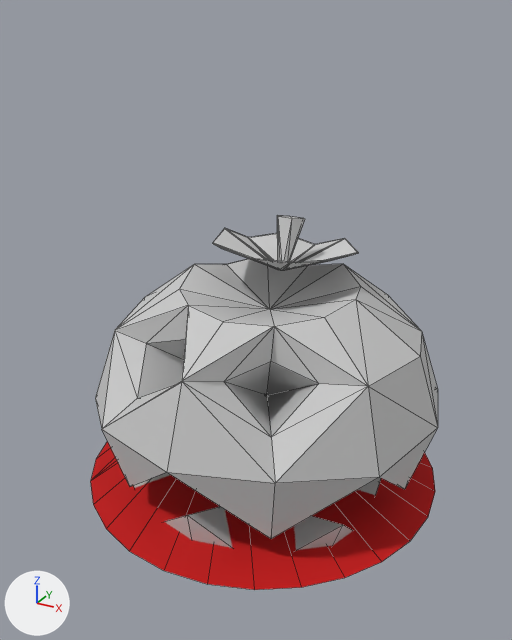
Two versions of the FBX model old/Assets/objects/fbx/pumpkin_rig_dead.FBX, one commit apart.
Before and after are seen from a camera (50 mm lens) standing at (5.17, -9.65, 8.51) and looking at (0.01, -0.27, 3.82). The lights are fixed; the arrows at lower left show +X, +Y and +Z. Mesh edges are drawn as thin lines. Where no turn or scale is listed for an object, it has been applied to the vertices. Vertices at the same position are counted once.
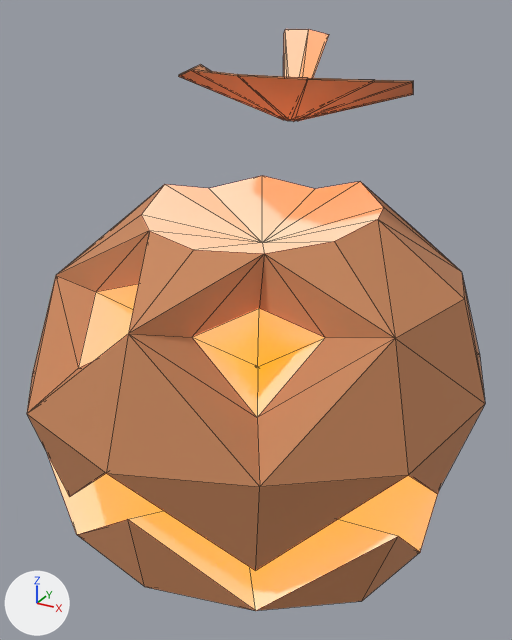
Location of each change, [x1, y1, x2, y2] in pixels of the pictures (512 x 640 px):
'Object003', recoloured, moved, turned, rescaled: before [95, 259, 438, 539]; after [27, 176, 485, 570]
'Object005', recoloured, moved, turned, rescaled: before [133, 472, 381, 550]; after [48, 456, 439, 611]
'Circle001.001', deleted (red): before [90, 441, 435, 590]
'Object004', recoloured, moved, turned, rescaled: before [213, 215, 358, 270]; after [179, 29, 413, 122]
part 1 of me_mesh_001, recoloured: before [164, 515, 353, 550]; after [77, 519, 420, 611]
part 2 of me_mesh_003, recoloured: before [213, 228, 358, 270]; after [179, 64, 413, 122]
part 3 of me_mesh_002, recoloured: before [95, 265, 438, 539]; after [27, 183, 485, 570]

Edits to the bpy script that builds the scene:
```text
Add mat_01___default:
    mat_01___default = principled_material('01 - Default')
    mat_01___default.base_color = (0.588, 0.247, 0.11)  # orange #ca885d
    mat_01___default.roughness = 0.859
Change me_mesh_002:
    where me_mesh_002.from_pydata(...)  # 50 vertices, 100 faces; spans x -121.0..103.0, y -110.0..67.0, z -120.0..120.0
    used by ob_object003; location = (-0.000217, 0.14, 1.965); rotation_euler = (-1.571, 0.479, 1.571), in degrees (-90, 27, 90); scale = (0.0254, 0.0254, 0.0254)
    me_mesh_002 part 3: 68 of the faces centred in x -113.0..97.0, y -105.0..45.0, z -109.0..109.0 switch from mat_02___default (light grey #cacaca) to mat_01___default (orange #ca885d)
    add me_mesh_002.materials.append(mat_02___default_1)  # light grey #cacaca
Change me_mesh_001:
    where me_mesh_001.from_pydata(...)  # 32 vertices, 60 faces; spans x -38.0..94.0, y -115.0..113.0, z -104.0..104.0
    used by ob_object005; location = (-0.000427, -0.336, 1.312); rotation_euler = (1.571, 1.148, -1.571), in degrees (90, 66, -90); scale = (0.02, 0.0172, 0.0206)
    me_mesh_001 part 1: 48 of the faces centred in x -4.0..86.0, y -110.0..89.0, z -99.0..99.0 switch from mat_02___default (light grey #cacaca) to mat_01___default (orange #ca885d)
    add me_mesh_001.materials.append(mat_02___default_1)  # light grey #cacaca
Change me_mesh_003:
    where me_mesh_003.from_pydata(...)  # 54 vertices, 94 faces; spans x 66.9..108.3, y -78.9..36.8, z -60.0..60.1
    used by ob_object004; location = (-0.000178, 0.025, 2.599); rotation_euler = (-1.571, -1.027, 1.571), in degrees (-90, -59, 90); scale = (0.0262, 0.0205, 0.0208)
    me_mesh_003 part 2: 72 of the faces centred in x 68.2..104.6, y -76.4..33.7, z -57.4..57.4 switch from mat_02___default (light grey #cacaca) to mat_01___default (orange #ca885d)
    add me_mesh_003.materials.append(mat_02___default_1)  # light grey #cacaca
Change ob_object003:
    add ob_object003.parent = ob_bouncybone_003
    ob_object003.location: (-0.000217, 0.14, 1.965) -> (3.332, 7.58, 0.0000763)
    ob_object003.rotation_euler: (-1.571, 0.479, 1.571) -> (0.0, 0.0, 0.0245)  # degrees (-90, 27, 90) -> degrees (0, 0, 1.4)
    ob_object003.scale: (0.0254, 0.0254, 0.0254) -> (0.854, 0.888, 0.82)
Change ob_object005:
    add ob_object005.parent = ob_bone003
    ob_object005.location: (-0.000427, -0.336, 1.312) -> (-7.131, 48.0, 0.0083)
    ob_object005.rotation_euler: (1.571, 1.148, -1.571) -> (0.0, 0.0, -0.363)  # degrees (90, 66, -90) -> degrees (0, 0, -21)
    ob_object005.scale: (0.02, 0.0172, 0.0206) -> (0.789, 0.676, 0.812)
Change ob_object004:
    add ob_object004.parent = ob_bone006
    ob_object004.location: (-0.000178, 0.025, 2.599) -> (-75.91, 9.027, 0.0164)
    ob_object004.rotation_euler: (-1.571, -1.027, 1.571) -> (0.0, 0.0, 0.0768)  # degrees (-90, -59, 90) -> degrees (0, 0, 4.4)
    ob_object004.scale: (0.0262, 0.0205, 0.0208) -> (1.03, 0.806, 0.82)
Remove ob_circle001_001:
    ob_circle001_001 = bpy.data.objects.new('Circle001.001', me_mesh)
Add ob_bouncybone_003:
    ob_bouncybone_003 = bpy.data.objects.new('BouncyBone_003', None)
    ob_bouncybone_003.parent = ob_circle001
    ob_bouncybone_003.location = (0.0000105, -1.486, 39.22)
    ob_bouncybone_003.rotation_euler = (-1.571, 0.454, 1.571)  # degrees (-90, 26, 90)
Add ob_circle001:
    ob_circle001 = bpy.data.objects.new('Circle001', me_mesh_1)  # 28 vertices, 26 faces; spans x -49.0..14.7, y -16.4..47.3, z 0.0; in mat_03___default (red #ca0000)
    ob_circle001.location = (0.0, -0.13, 1.44)
    ob_circle001.scale = (0.0382, 0.0382, 0.0382)
Add ob_bone006:
    ob_bone006 = bpy.data.objects.new('Bone006', None)
    ob_bone006.parent = ob_bouncybone_002
    ob_bone006.location = (53.62, 0.0, 0.0)
Add ob_bouncybone_002:
    ob_bouncybone_002 = bpy.data.objects.new('BouncyBone_002', None)
    ob_bouncybone_002.parent = ob_bouncybone_001
    ob_bouncybone_002.location = (49.62, 0.0, 0.0)
    ob_bouncybone_002.rotation_euler = (0.0, 0.0, 0.459)  # degrees (0, 0, 26)
Add ob_bouncybone_001:
    ob_bouncybone_001 = bpy.data.objects.new('BouncyBone_001', None)
    ob_bouncybone_001.parent = ob_object003
    ob_bouncybone_001.location = (-6.423, -15.33, -0.0000763)
    ob_bouncybone_001.rotation_euler = (0.0, 0.0, -2.026)  # degrees (0, 0, -116)
    ob_bouncybone_001.scale = (1.13, 1.16, 1.22)
Add ob_bone003:
    ob_bone003 = bpy.data.objects.new('Bone003', None)
    ob_bone003.parent = ob_bouncybone_004
    ob_bone003.location = (47.93, -0.0000114, 0.0)
Add ob_bouncybone_004:
    ob_bouncybone_004 = bpy.data.objects.new('BouncyBone_004', None)
    ob_bouncybone_004.parent = ob_bouncybone_003
    ob_bouncybone_004.location = (56.8, -0.0000153, 0.0)
    ob_bouncybone_004.rotation_euler = (0.0, 0.0, 1.902)  # degrees (0, 0, 109)
```
